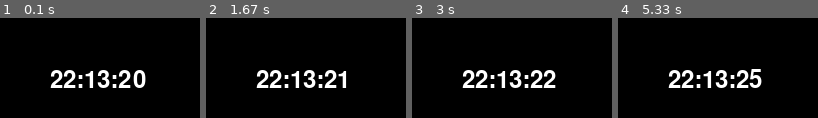
Above: before the commit, frames 1-4 (left to right).
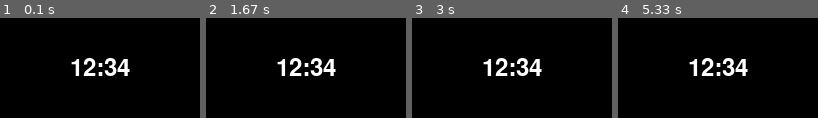
Above: after the commit, the same moments.

Repository: dave-tree-uk/pygame-clock
Game: pygame game, started from clock.py
Two runs of this game, one before a commit and one after it. Both use one fixed random seed, a clock stepped at 60 frames per second and the inputs below.
Inputs:
- Up to frame 1 (0.1 s): no input
- Up to frame 2 (1.67 s): no input
- Up to frame 3 (3 s): no input
- Up to frame 4 (5.33 s): no input

The runs differ from the first frame. In frame 1, 6.3% of the frame differs, in the area x 25-73%, y 40-70%; in frame 2, 5.9%; in frame 3, 6.2%; in frame 4, 6.2%.

Commit message:
time wrong

Diff:
--- a/clock.py
+++ b/clock.py
@@ -10,18 +10,31 @@
 
 
 import pygame
-import time
+import os
 import sys
-import os
+
+pygame.init()
+
+# Get screen resolution
+info = pygame.display.Info()
+screen_width = info.current_w
+screen_height = info.current_h
 
 # Set window position
-os.environ['SDL_VIDEO_WINDOW_POS'] = '%d,%d' % (50, 50)
+window_width = 200
+window_height = 100
+buffer_x = 50
+buffer_y = 50
+pos_x = screen_width - window_width - buffer_x
+pos_y = buffer_y
+os.environ['SDL_VIDEO_WINDOW_POS'] = '%d,%d' % (pos_x, pos_y)
 
+screen = pygame.display.set_mode((window_width, window_height), pygame.NOFRAME)
+clock = pygame.time.Clock()
 
-pygame.init()
-screen = pygame.display.set_mode((200, 100), pygame.NOFRAME)
-clock = pygame.time.Clock()
 font = pygame.font.Font(None, 36)
+text = font.render('12:34', True, (255, 255, 255))
+text_rect = text.get_rect(center=(100, 50))
 
 while True:
     for event in pygame.event.get():
@@ -30,8 +43,6 @@
             sys.exit()
 
     screen.fill((0, 0, 0))
-    current_time = time.strftime('%H:%M:%S')
-    text = font.render(current_time, True, (255, 255, 255))
-    screen.blit(text, (50, 50))
-    pygame.display.update()
-    clock.tick(1)
+    screen.blit(text, text_rect)
+    pygame.display.flip()
+    clock.tick(60)
